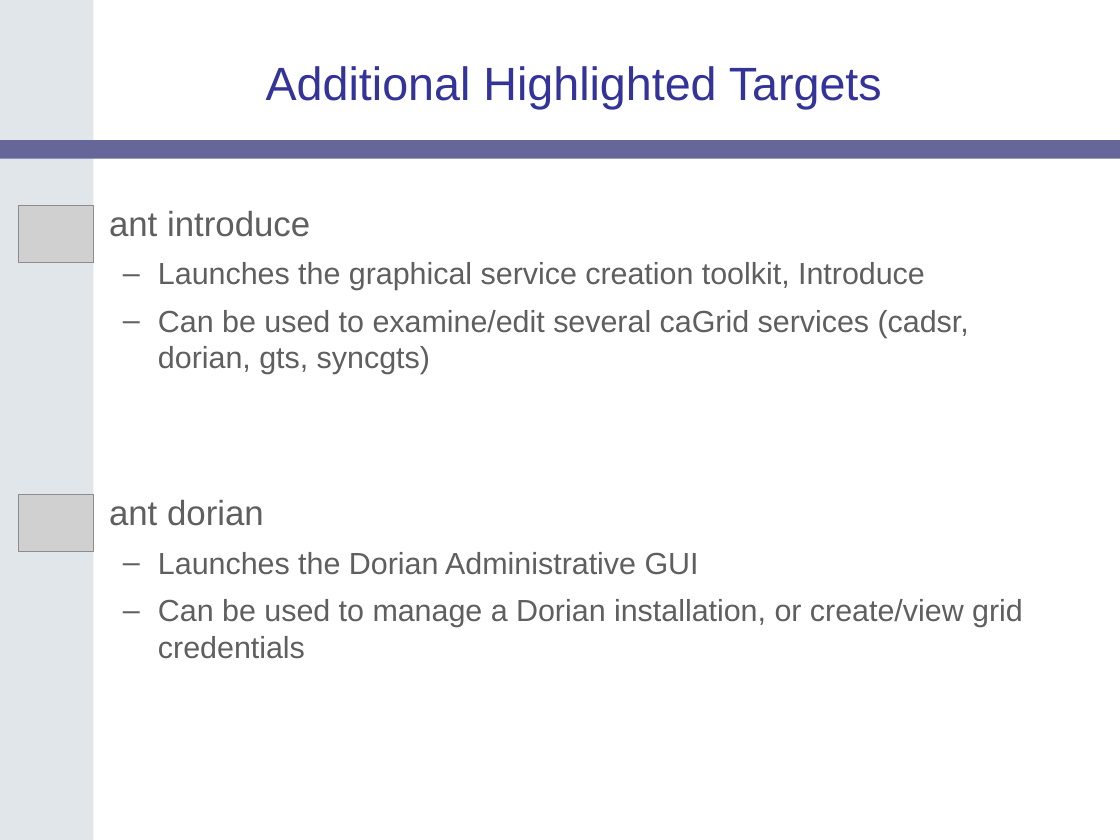
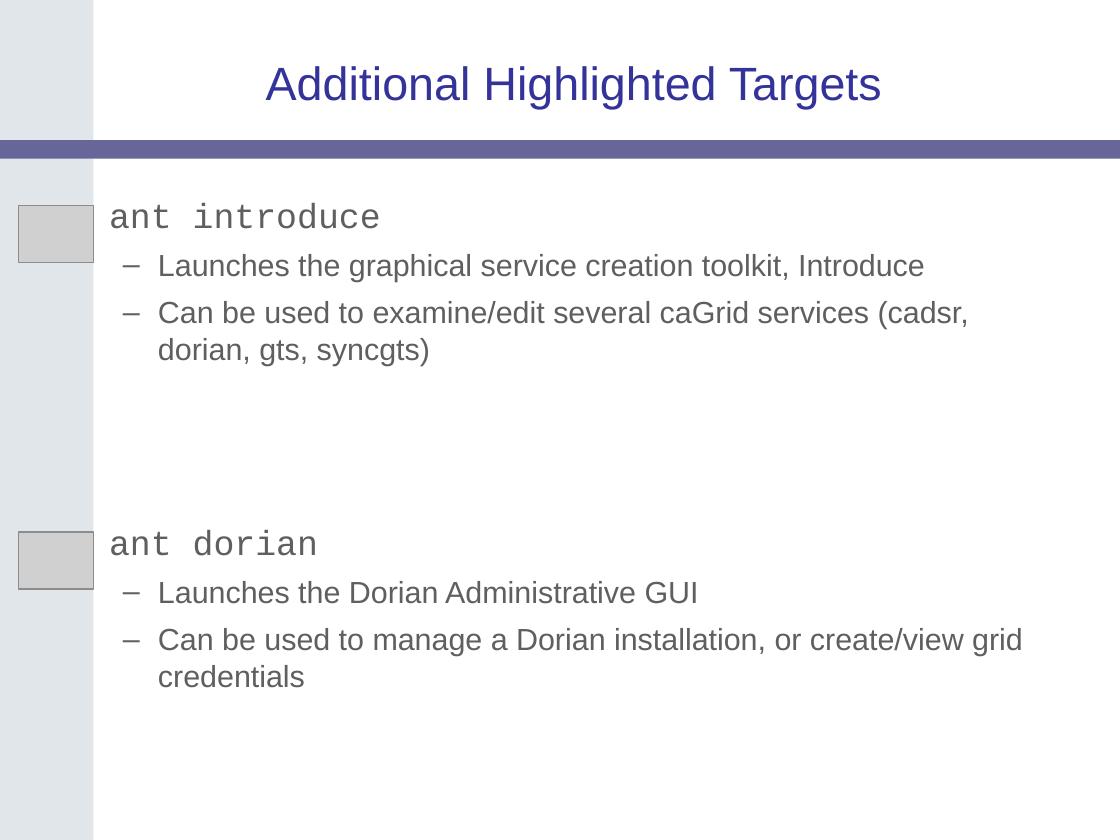
Before and after one commit to NCIP/cagrid-portal, a slide deck: slide 31 of cagrid-1-0/Documentation/presentations/200607_VCDE_ARCH/caGrid-1.0_Beta_Release.ppt. Drawn at 1120x840 pixels with LibreOffice and Linux fonts; fonts in the diff are those of the drawing; grey boxes stand for pictures; background and template pictures are left out. Boxes give left, top, right and bottom in pixels: in the first picture for what was removed or moved away, otherwise in the second. Text is boxed around its words. In the diff, an @@ line names an element or a change of style, - is before the commit and + after.

```diff
--- a/cagrid-1-0/Documentation/presentations/200607_VCDE_ARCH/caGrid-1.0_Beta_Release.ppt
+++ b/cagrid-1-0/Documentation/presentations/200607_VCDE_ARCH/caGrid-1.0_Beta_Release.ppt
@@ text at box(109, 203, 381, 229): font Arial to Courier New in "ant introduce"; line spacing 1 to 0.8 @@
@@ picture: place and size @@
-picture at box(19, 495, 94, 552)
+picture at box(19, 532, 94, 589)
@@ text "ant dorian": place and size @@
-text "ant dorian" at box(109, 500, 1023, 659)
+text "ant dorian" at box(109, 530, 1023, 688)
@@ text at box(109, 530, 318, 556): font Arial to Courier New in "ant dorian"; line spacing 1 to 0.8 @@
```
Also in this commit, not shown: 9 other slides changed.
